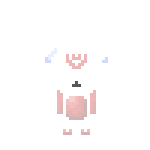
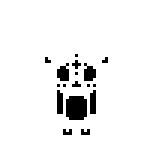
Layer changes from the first 150 x 150 image to the second:
removed layer "Layer 2" from group "03adult" over left=45, top=48, right=108, bottom=135
added layer "spa_0101d" in group "03adult" over left=45, top=54, right=108, bottom=135
